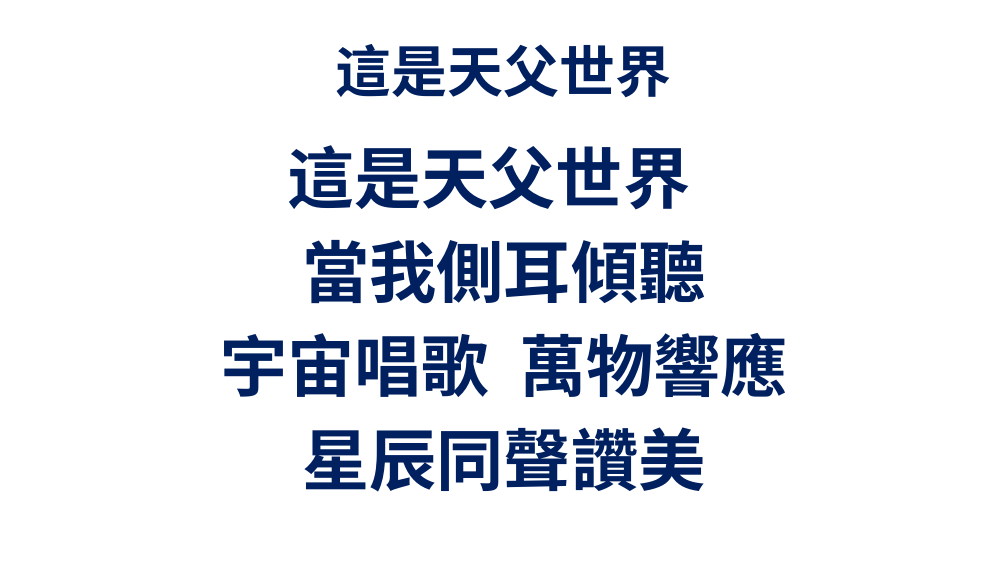
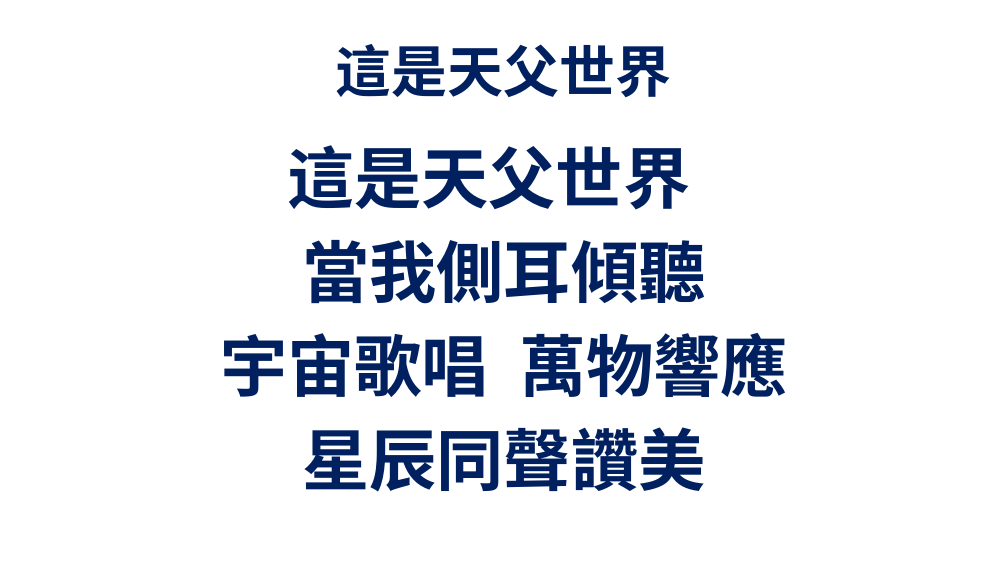
Before and after one commit to batisuoc/bible-school, a slide deck: slide 1 of 2020/6月.pptx. Drawn at 1008x567 pixels with LibreOffice and Linux fonts; fonts in the diff are those of the drawing; background and template pictures are left out. Boxes give left, top, right and bottom in pixels: in the first picture for what was removed or moved away, otherwise in the second. Text is boxed around its words. In the diff, an @@ line names an element or a change of style, - is before the commit and + after.

```diff
--- a/2020/6月.pptx
+++ b/2020/6月.pptx
@@ text at (220, 333, 788, 397): text changed @@
-宇宙唱歌 萬物響應
+宇宙歌唱 萬物響應
```
Also in this commit, not shown: 7 other files.
